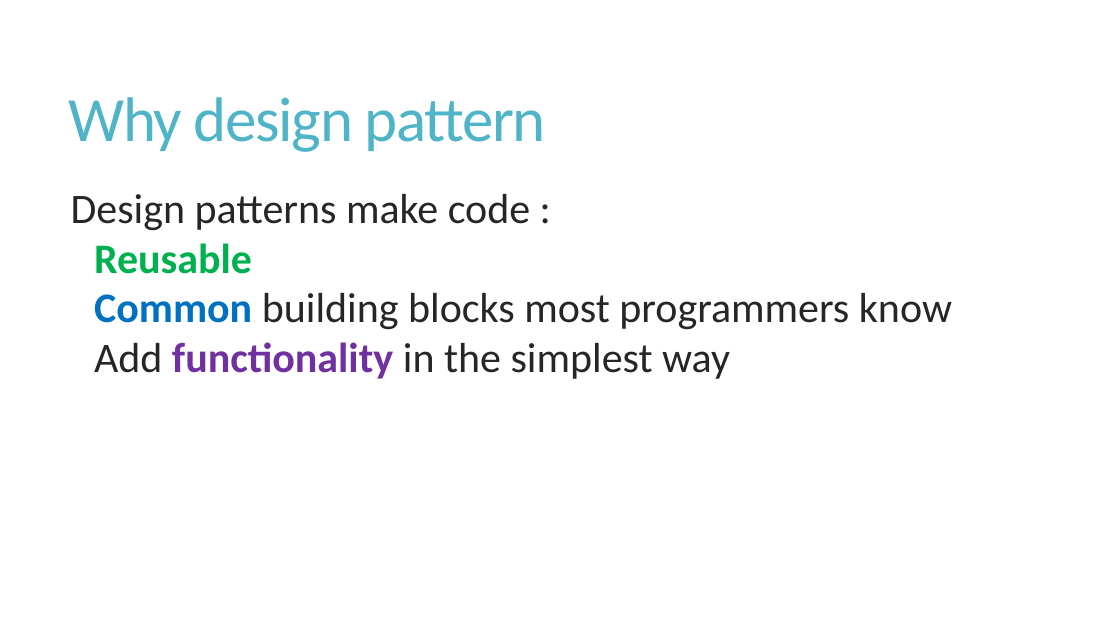
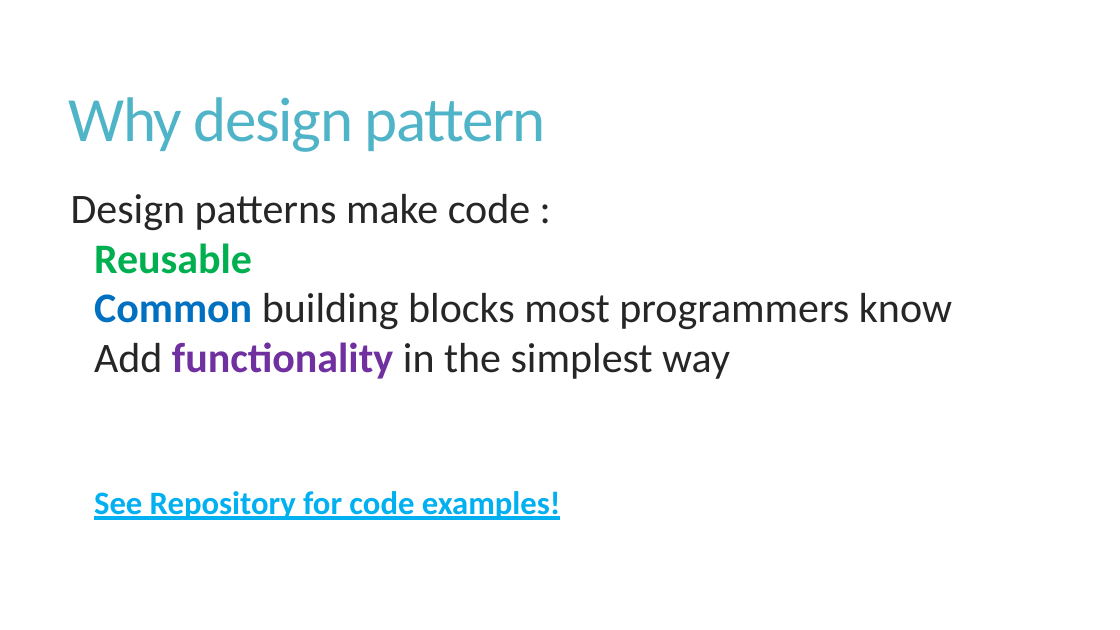
Before and after one commit to shabbir-hussain/ecse321tutW15, a slide deck: slide 2 of 09-Design Patterns.pptx. Drawn at 1120x630 pixels with LibreOffice and Linux fonts; fonts in the diff are those of the drawing. Boxes give left, top, right and bottom in pixels: in the first picture for what was removed or moved away, otherwise in the second. Text is boxed around its words. In the diff, an @@ line names an element or a change of style, - is before the commit and + after.

```diff
--- a/09-Design Patterns.pptx
+++ b/09-Design Patterns.pptx
@@ text at (x1=94, y1=491, x2=561, y2=520): paragraph added @@
+  See Repository for code examples!
```
Also in this commit, not shown: 4 other files.
